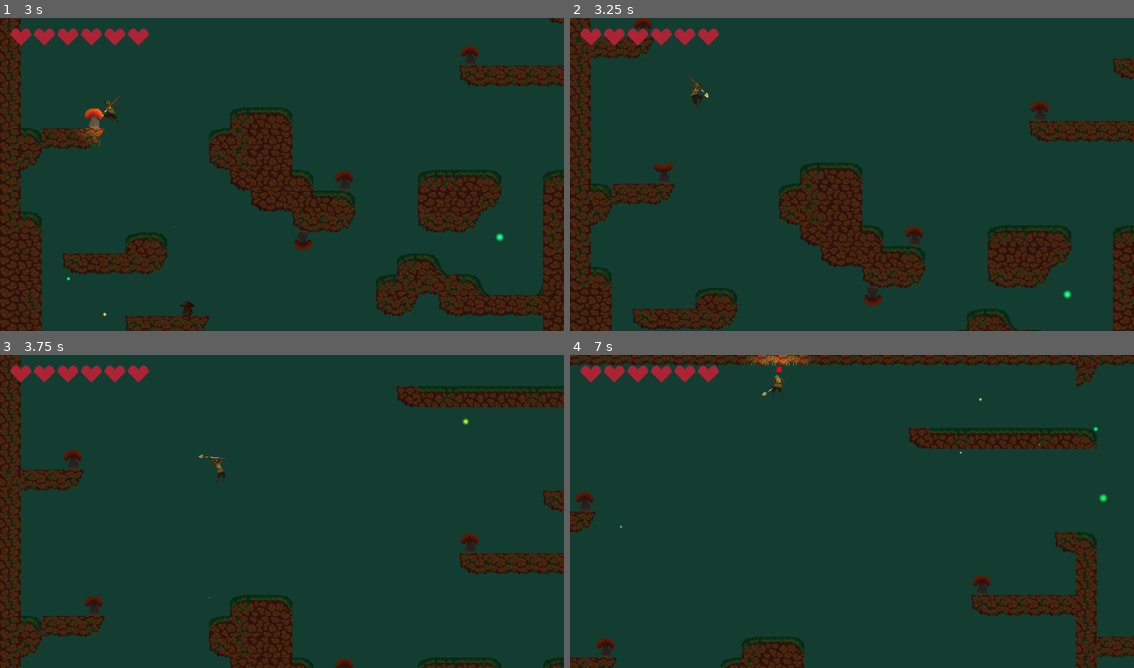
Above: before the commit, frames 1-4 (two rows, left to right).
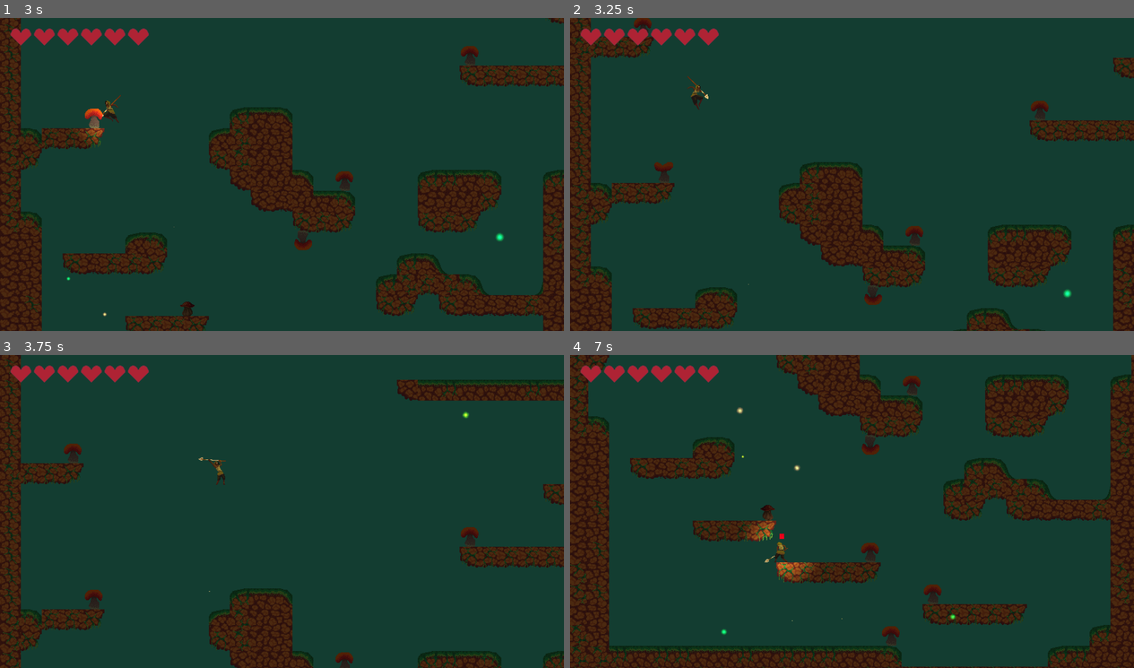
Above: after the commit, the same moments.

Repository: lemilonkh/GameOff23
Game: Godot game, scene res://scenes/main.tscn
Two runs of this game, one before a commit and one after it. Both use one fixed random seed, a clock stepped at 60 frames per second and the inputs below.
Inputs:
- Up to frame 1 (3 s): hold K (attack) 0.53-1.28 s; hold Right (move_right) 0.53-2.03 s; tap Space (jump) at 0.77, 1.52 s; tap Shift at 1.35, 2.85 s; hold Left (move_left) 2.03-2.78 s; hold K (attack) 2.03-2.78 s; hold Right (move_right) from 2.78 s (still down)
- Up to frame 2 (3.25 s): keep holding Right (move_right); tap Space (jump) at 3.02 s
- Up to frame 3 (3.75 s): keep holding Right (move_right); hold K (attack) from 3.53 s (still down)
- Up to frame 4 (7 s): tap Space (jump) at 3.77, 4.52, 6.02, 6.77 s; release Right (move_right) at 4.28 s; release K (attack) at 4.28 s; hold Left (move_left) 4.28-5.03 s; tap Shift at 4.35, 5.85 s; hold Right (move_right) 5.03-5.78 s; hold K (attack) 5.03-5.78 s; hold Left (move_left) from 5.78 s (still down); hold K (attack) from 6.53 s (still down)

Frame 1 is identical in both runs. In frame 2, 1.5% of the frame differs, in the area x 0-100%, y 0-100%; in frame 3, 8.5%; in frame 4, 35%.

Commit message:
Stop glide when hitting a wall

Diff:
--- a/scenes/player.tscn
+++ b/scenes/player.tscn
@@ -685,6 +685,11 @@
 to = NodePath("../../Fall/NoJump")
 event = &"jump_released"
 
+[node name="OnHitWall" type="Node" parent="StateChart/Root/Movement/Airborne/Glide"]
+script = ExtResource("12_1ugos")
+to = NodePath("../../Fall/NoJump")
+event = &"hit_wall"
+
 [node name="Attack" type="Node" parent="StateChart/Root/Movement"]
 script = ExtResource("3_q6skx")
 
--- a/scripts/player.gd
+++ b/scripts/player.gd
@@ -119,6 +119,9 @@
 		if velocity.y >= 0:
 			state_chart.send_event("falling")
 
+	if is_on_wall():
+		state_chart.send_event("hit_wall")
+
 	if velocity.length_squared() <= 0.005:
 		state_chart.send_event("idle")
 	else:
